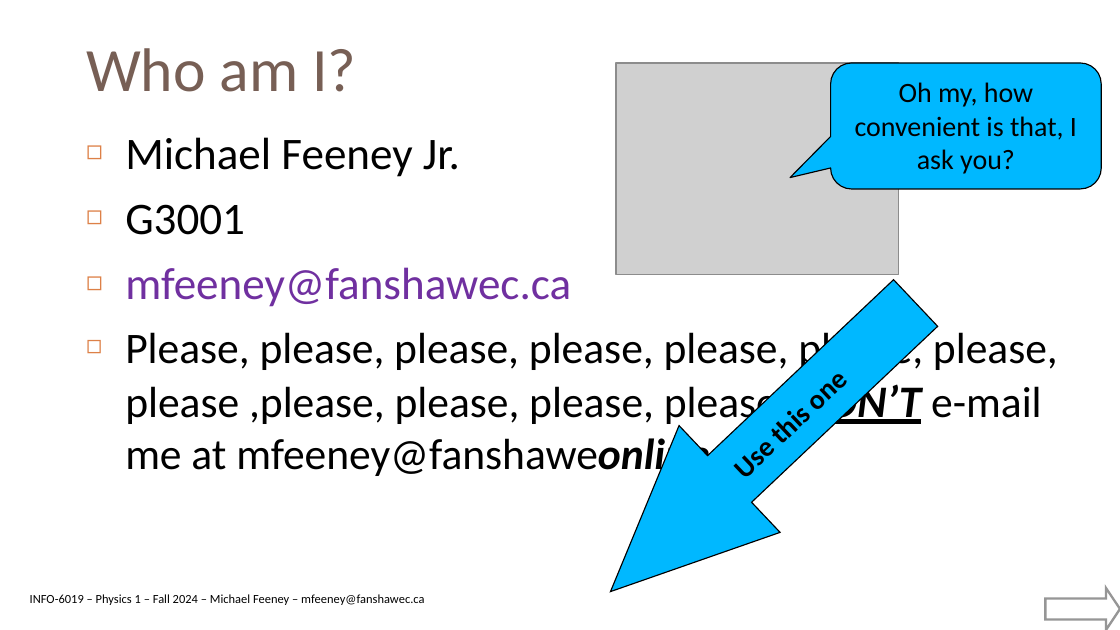
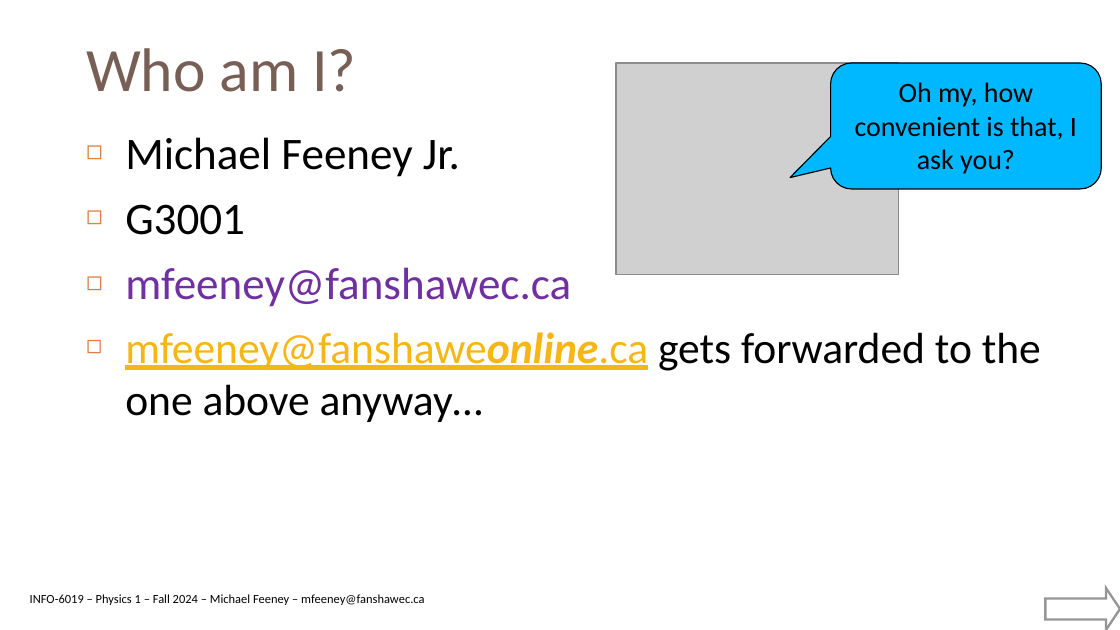
Before and after one commit to FeeneyCodes/GDP202425, a slide deck: slide 2 of 6019_Phys_1/D2D/W01/INFO_6019_Physics_1_F24_W01D01_Course_Intro.pptx. Drawn at 1120x630 pixels with LibreOffice and Linux fonts; fonts in the diff are those of the drawing; grey boxes stand for pictures. Boxes give left, top, right and bottom in pixels: in the first picture for what was removed or moved away, otherwise in the second. Text is boxed around its words. In the diff, an @@ line names an element or a change of style, - is before the commit and + after.

```diff
--- a/6019_Phys_1/D2D/W01/INFO_6019_Physics_1_F24_W01D01_Course_Intro.pptx
+++ b/6019_Phys_1/D2D/W01/INFO_6019_Physics_1_F24_W01D01_Course_Intro.pptx
@@ left arrow removed at (560, 250, 966, 630) @@
-Use this one
@@ text at (125, 332, 1041, 422): text changed @@
-◻ Please, please, please, please, please, please, please, please ,please, please, please, please, DON’T e-mail me at mfeeney@fanshaweonline.ca
+◻ mfeeney@fanshaweonline.ca gets forwarded to the one above anyway…
```
Also in this commit, not shown: 9 other files.
